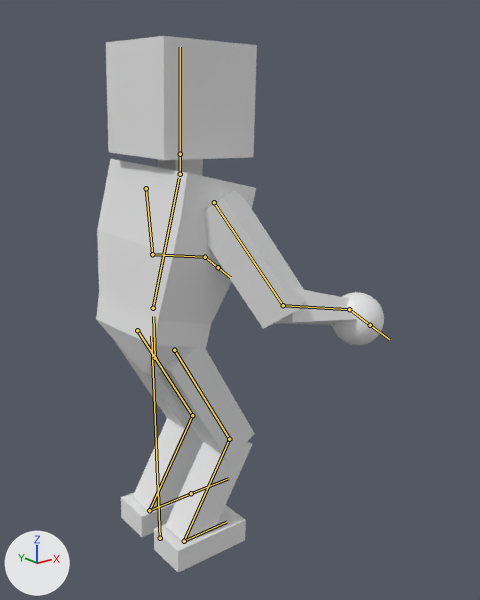
Two versions of the FBX model UntitledSkiGame/Assets/ProjectAssets/Art/Models/playermodel.fbx, one commit apart.
Both versions are drawn from a camera (50 mm lens) standing at (-0.646, -1.092, 0.942) and looking at (0.204, -0.029, 0.517). Lighting does not change. The marker at lower left points along +X, +Y and +Z. The first picture is the older version. Both versions are drawn at frame 1 of the action 'Armature|Skiing'; the numbers are the values there. The bones that change, and the others that lie on the model, are drawn over the model as lines.
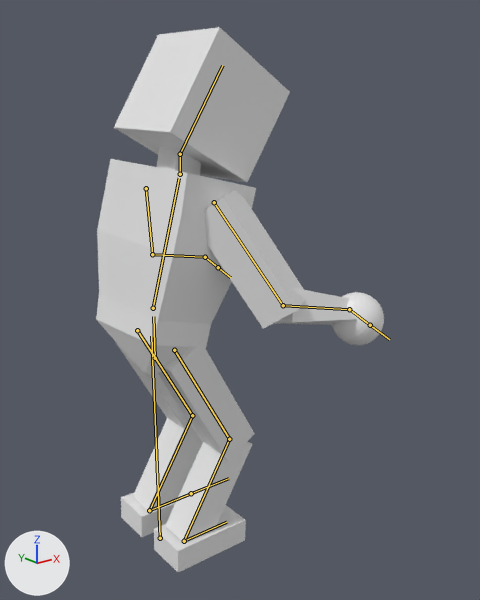
The change in detail:
Bone 'head' (bone_head) turns from (0, 0, 0) to (0, 0, -30) degrees about its own x, y and z.

Changed parts and their boxes [x1, y1, x2, y2] in the pictures (480 x 600 px):
'Cube', posed: before [96, 36, 384, 572]; after [96, 27, 384, 572]
bone 'head', root to tip: before (180, 154) to (180, 47); after (180, 154) to (222, 65)
